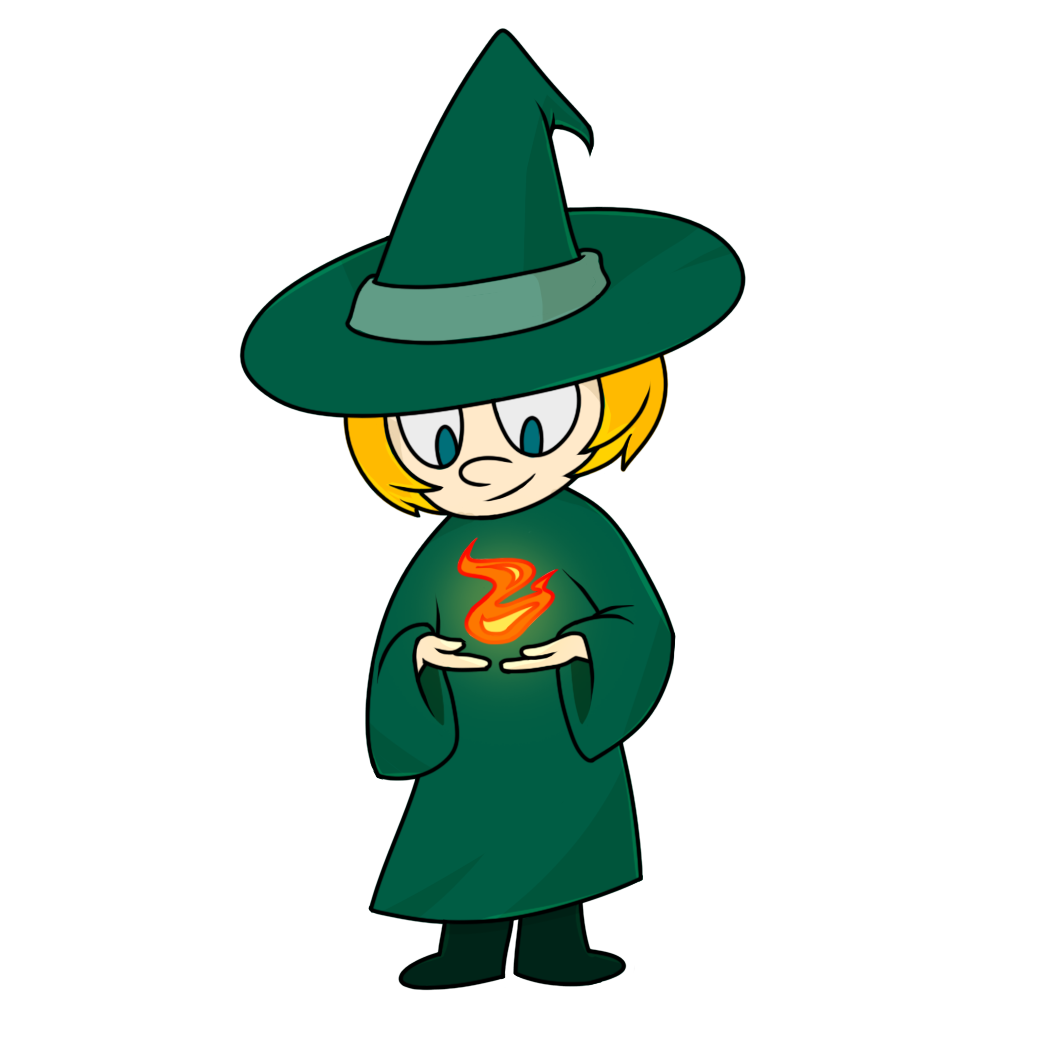
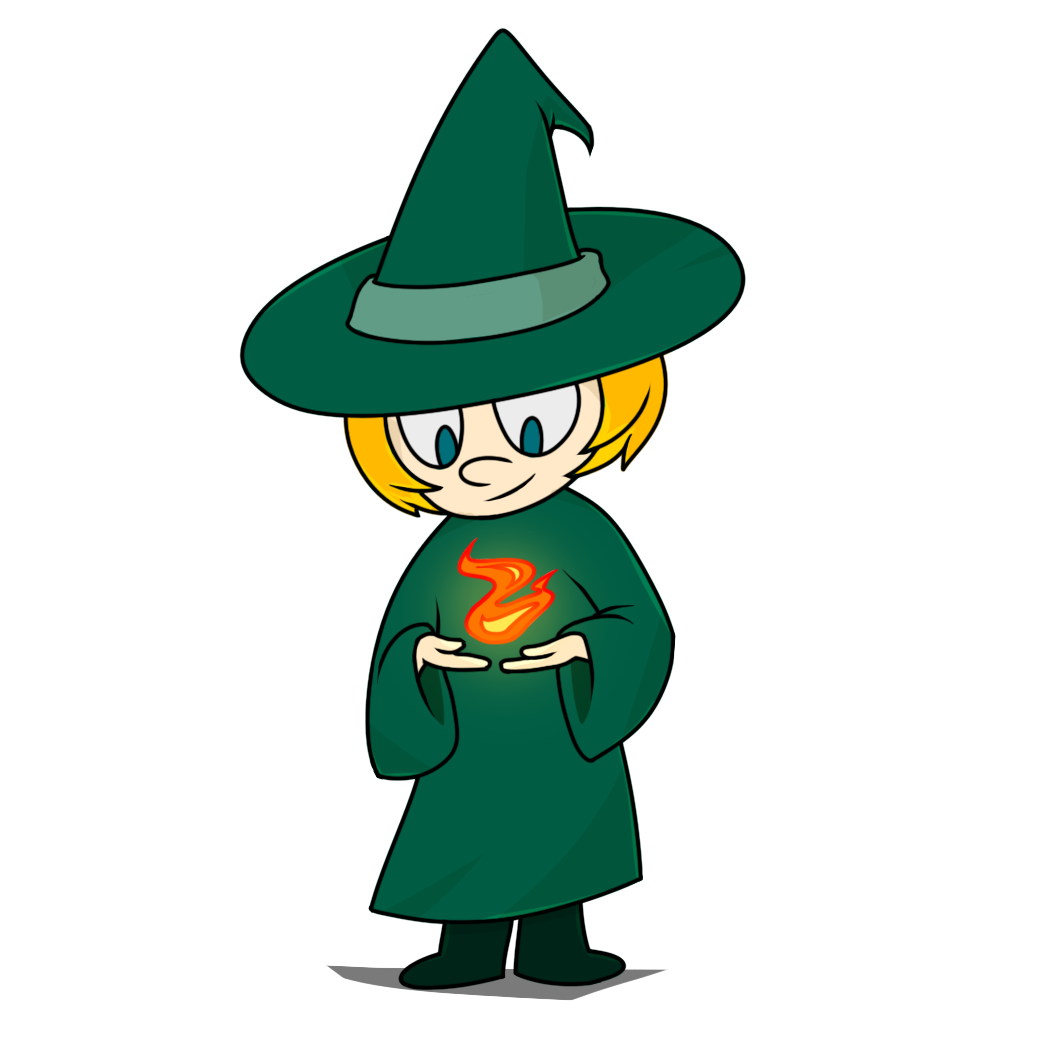
Layers edited between the first and the second w=1060, h=1060 image:
painted on "Layer 21" over [326, 638, 669, 1001]
added layer "Layer 22" (52%) above "Layer 1" over [326, 965, 669, 1001]
